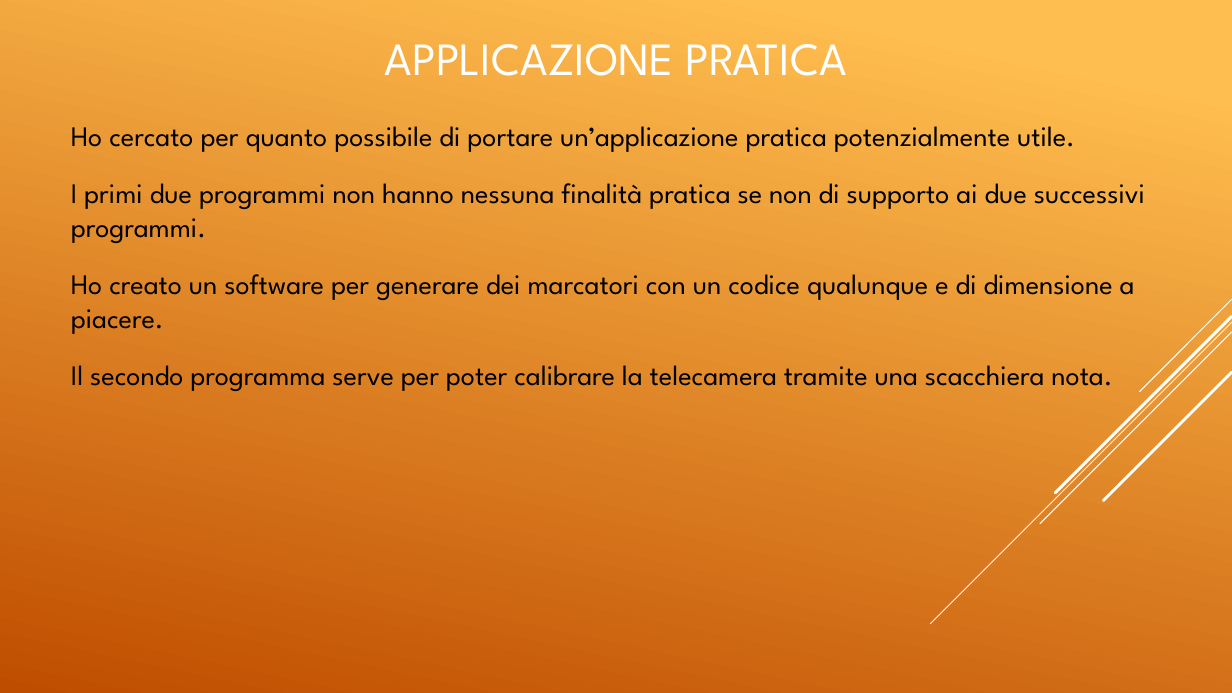
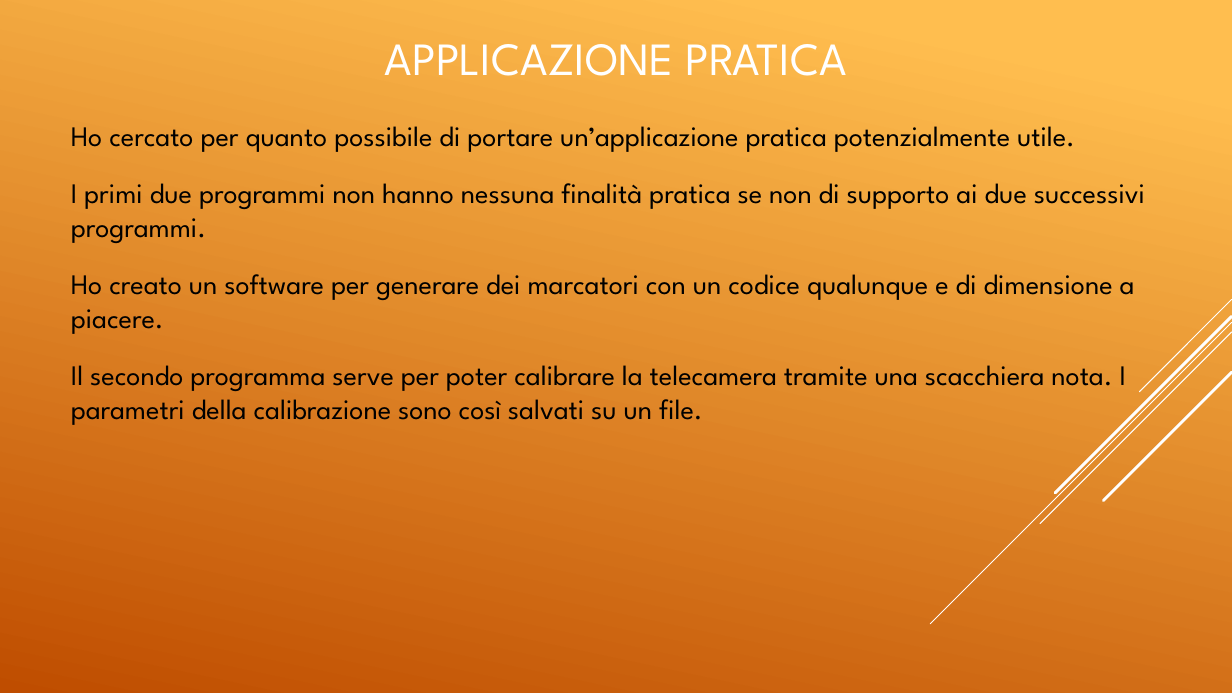
Before and after one commit to elvisdukaj/presentazione, a slide deck: slide 32 of presentazione/Tesina Elvis.pptx (slide 30 before the commit). Drawn at 1232x693 pixels with LibreOffice and Linux fonts; fonts in the diff are those of the drawing. Boxes give left, top, right and bottom in pixels: in the first picture for what was removed or moved away, otherwise in the second. Text is boxed around its words. In the diff, an @@ line names an element or a change of style, - is before the commit and + after.

```diff
--- a/presentazione/Tesina Elvis.pptx
+++ b/presentazione/Tesina Elvis.pptx
@@ text at (71, 365, 1126, 425): text changed @@
-Il secondo programma serve per poter calibrare la telecamera tramite una scacchiera nota.
+Il secondo programma serve per poter calibrare la telecamera tramite una scacchiera nota. I parametri della calibrazione sono così salvati su un file.
```
Also in this commit, not shown: 2 slides added, 3 other files.
